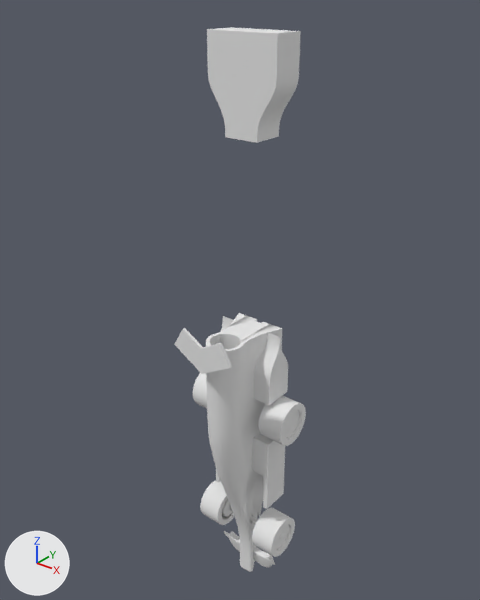
The OBJ model assets/car.obj: old version first, new version second.
Rendered twice from a camera (50 mm lens) standing at (227.0, -305.0, 199.0) and looking at (-8.0, -10.0, 16.0). Lighting does not change. The marker at lower left points along +X, +Y and +Z. Where no turn or scale is listed for an object, it has been applied to the vertices. Vertices at the same position are counted once.

Script lines for the objects in view, before the commit:
```python
me_car = bpy.data.meshes.new('car')
me_car.from_pydata(...)  # 8898 vertices, 18126 faces; spans x -39.0..35.0, y -57.0..4.0, z -210.0..174.0
me_car.materials.append(mat_steel___satin)  # white #e7e7e7
me_car.materials.append(mat_steel___satin_1)  # white #e7e7e7
me_car.materials.append(mat_coating___black_oxide)  # white #e7e7e7
me_car.materials.append(mat_ff7300)  # white #e7e7e7
me_car.materials.append(mat_x)  # white #e7e7e7
me_car.materials.append(mat_1)  # white #e7e7e7
me_car.materials.append(mat_2)  # white #e7e7e7
me_car.materials.append(mat_3)  # white #e7e7e7
me_car.materials.append(mat_copper___patina)  # white #e7e7e7
ob_car = bpy.data.objects.new('car', me_car)
ob_car.location = (0.0, 0.0, 0.0)
```
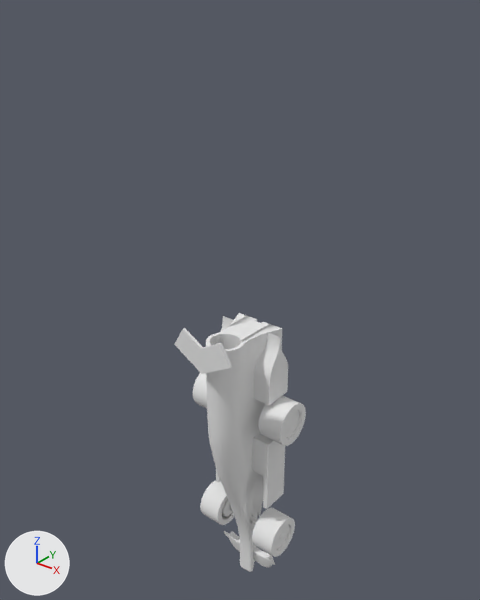
The newer file is also turned or shifted as a whole; pictures and numbers use the older file's frame.

What differs and where, as boxes (x1, y1, x2, y2) in the pictures (480 x 600 px):
'car', reshaped (52% shorter): before (174, 27, 306, 572); after (174, 313, 306, 572)
part 1 of me_car, deleted: before (207, 27, 301, 143)

Patch to the scene script:
```diff
--- a/assets/car.obj.py
+++ b/assets/car.obj.py
@@ me_car @@
 me_car.from_pydata(...)  # 8898 vertices, 18126 faces; spans x -39.0..35.0, y -57.0..4.0, z -210.0..174.0
 # used by ob_car; location = (0.0, 0.0, 0.0)
+# me_car part 1: the loose piece of 182 vertices spanning x -23.0..23.0, y -20.0..0.0, z 119.0..174.0 is deleted
 me_car.materials.append(mat_steel___satin)
```
